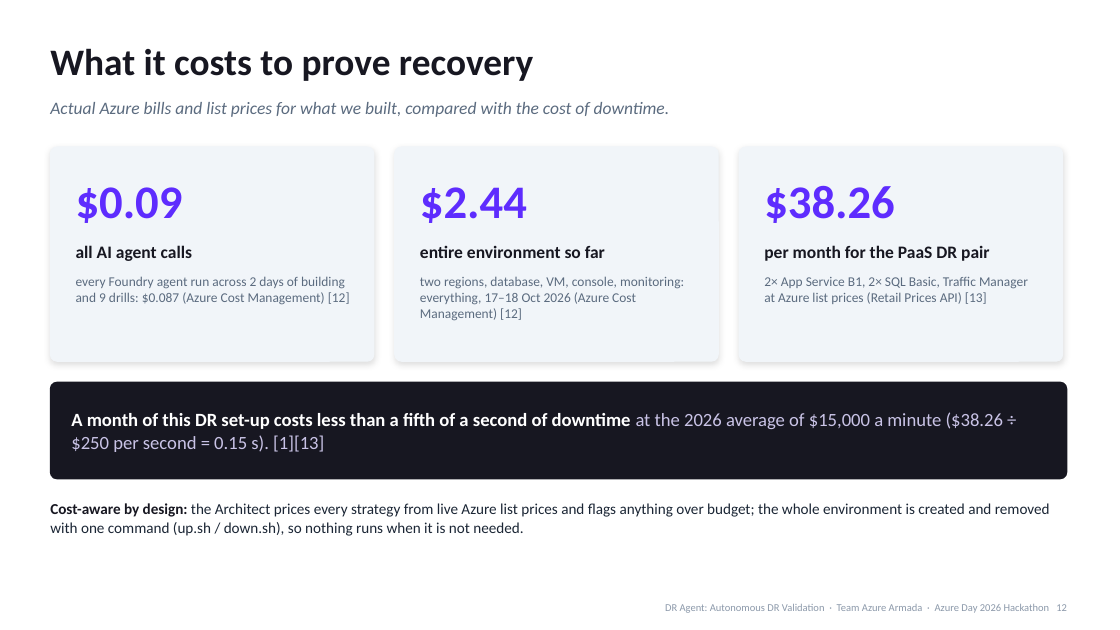
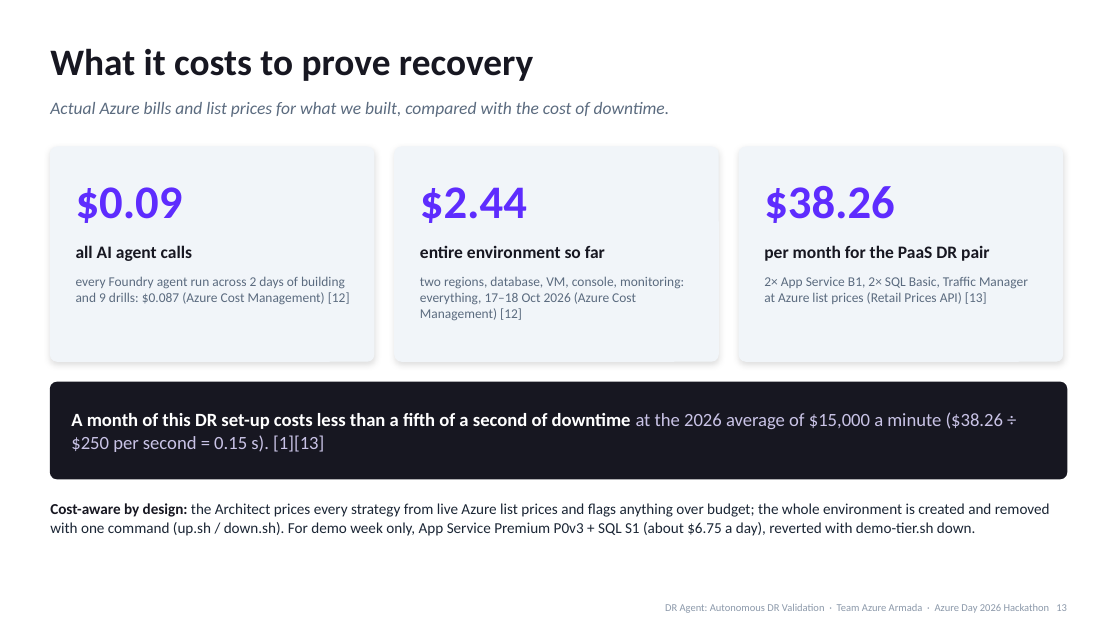
Before and after one commit to kishalr-virtusa/Azure-Armada, a slide deck: slide 13 of docs/deck/DR-Agent-Azure-Day-2026.pptx (slide 12 before the commit). Drawn at 1120x630 pixels with LibreOffice and Linux fonts; fonts in the diff are those of the drawing. Boxes give left, top, right and bottom in pixels: in the first picture for what was removed or moved away, otherwise in the second. Text is boxed around its words. In the diff, an @@ line names an element or a change of style, - is before the commit and + after.

```diff
--- a/docs/deck/DR-Agent-Azure-Day-2026.pptx
+++ b/docs/deck/DR-Agent-Azure-Day-2026.pptx
@@ text at [50,503,1050,536]: text changed @@
-Cost-aware by design: the Architect prices every strategy from live Azure list prices and flags anything over budget; the whole environment is created and removed with one command (up.sh / down.sh), so nothing runs when it is not needed.
+Cost-aware by design: the Architect prices every strategy from live Azure list prices and flags anything over budget; the whole environment is created and removed with one command (up.sh / down.sh). For demo week only, App Service Premium P0v3 + SQL S1 (about $6.75 a day), reverted with demo-tier.sh down.
```
Also in this commit, not shown: 7 other slides changed, 1 slide added, 3 other files.
